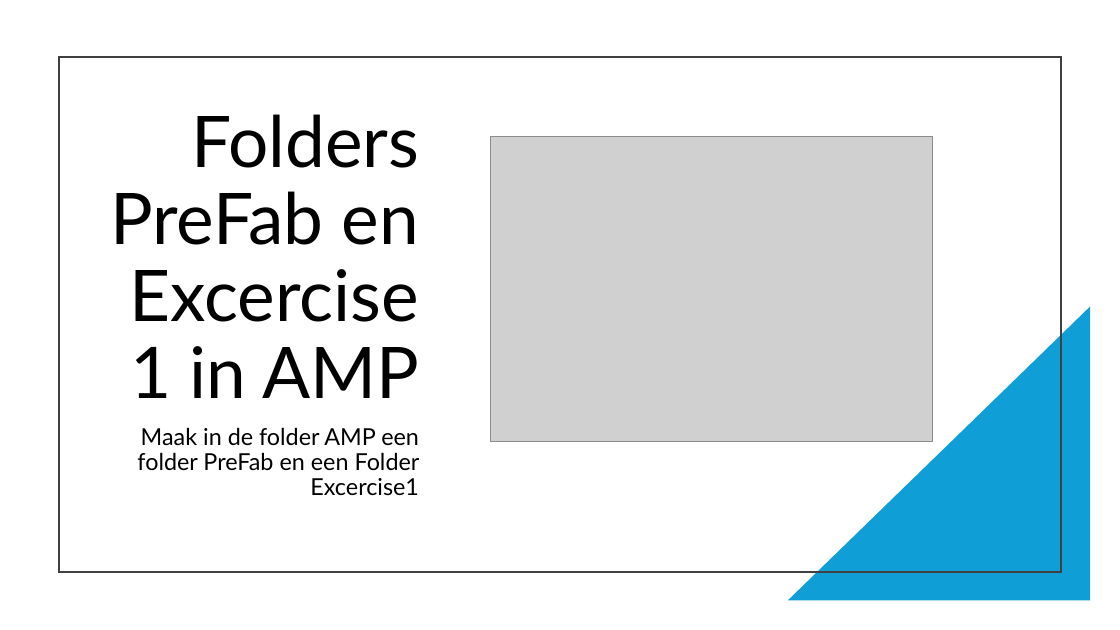
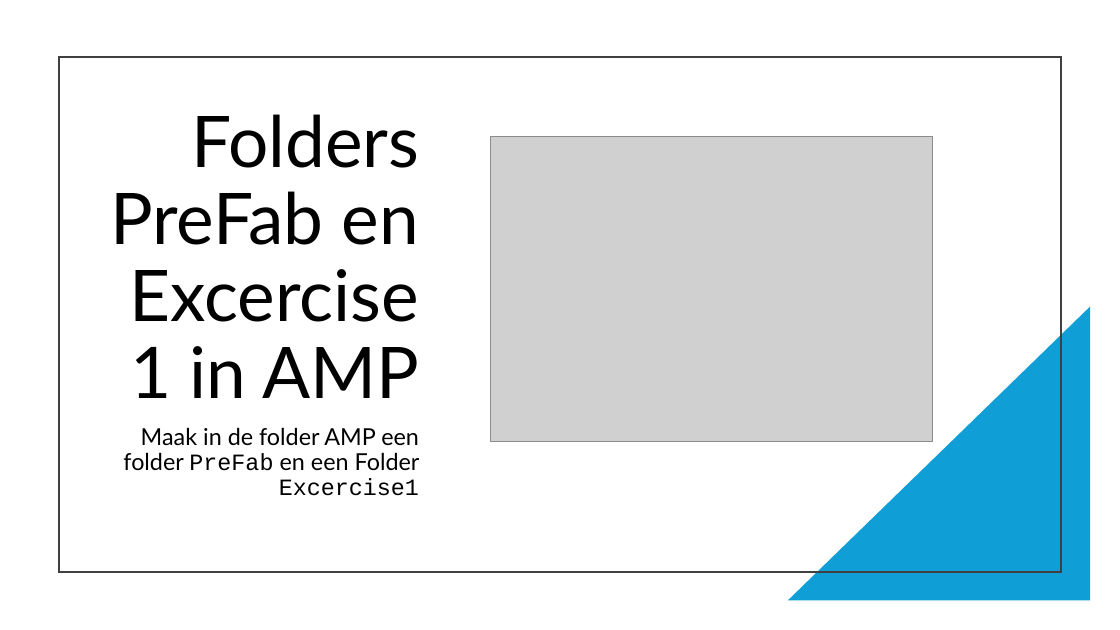
Before and after one commit to Ma-software-development/lesmateriaal, a slide deck: slide 7 of M5/Skill-wis/m5-les1/gd-m5-wis-les1.pptx. Drawn at 1120x630 pixels with LibreOffice and Linux fonts; fonts in the diff are those of the drawing; grey boxes stand for pictures. Boxes give left, top, right and bottom in pixels: in the first picture for what was removed or moved away, otherwise in the second. Text is boxed around its words. In the diff, an @@ line names an element or a change of style, - is before the commit and + after.

```diff
--- a/M5/Skill-wis/m5-les1/gd-m5-wis-les1.pptx
+++ b/M5/Skill-wis/m5-les1/gd-m5-wis-les1.pptx
@@ text "Maak in de folder AMP ..." at (123,427,420,496): font Lato to Courier New in "PreFab Excercise1" @@
```
Also in this commit, not shown: 3 other slides changed, 1 slide added.
